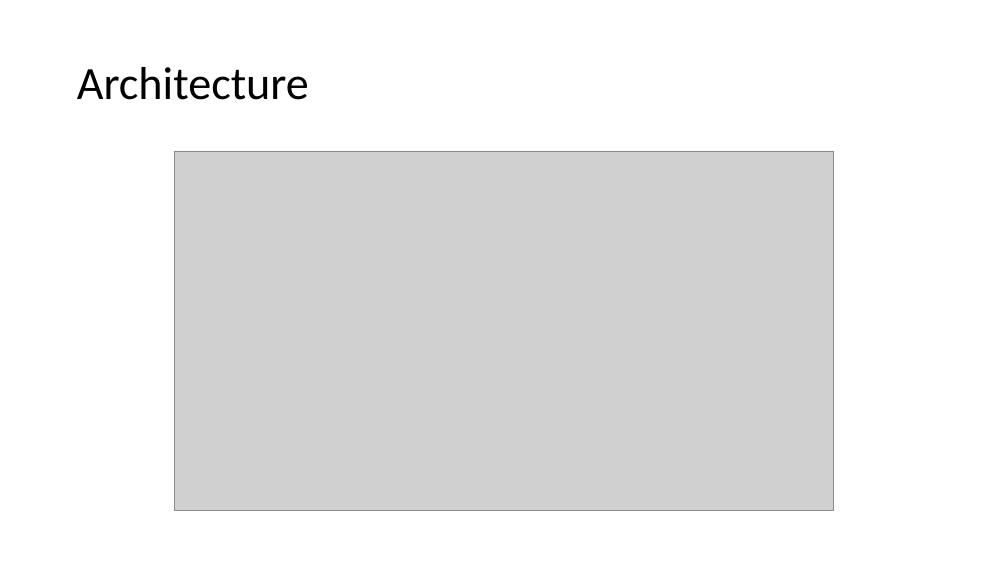
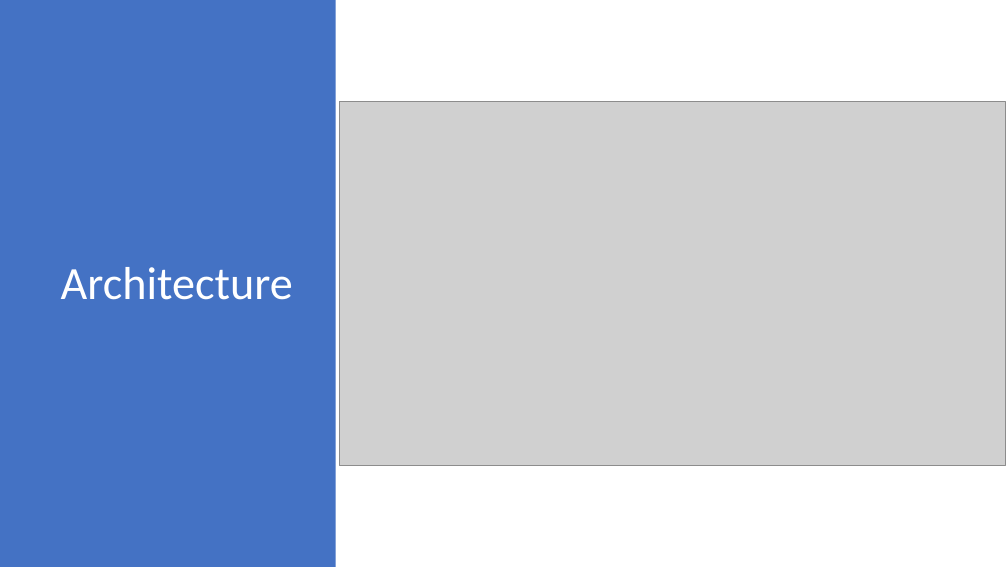
Before and after one commit to JasonHaley/GettingStartedWithAKS, a slide deck: slide 14 of presentations/Getting Started with AKS.pptx. Drawn at 1008x567 pixels with LibreOffice and Linux fonts; fonts in the diff are those of the drawing; grey boxes stand for pictures. Boxes give left, top, right and bottom in pixels: in the first picture for what was removed or moved away, otherwise in the second. Text is boxed around its words. In the diff, an @@ line names an element or a change of style, - is before the commit and + after.

```diff
--- a/presentations/Getting Started with AKS.pptx
+++ b/presentations/Getting Started with AKS.pptx
@@ rectangle added at <box>0,0,336,567</box>, fill #4472C4 @@
@@ title "Architecture": place and size @@
-title "Architecture" at <box>77,67,309,100</box>
+title "Architecture" at <box>61,267,293,300</box>
@@ title "Architecture" at <box>61,267,293,300</box>: text colour #000000 to #FFFFFF @@
@@ picture: place and size @@
-picture at <box>175,151,833,511</box>
+picture at <box>340,101,1005,466</box>
```
Also in this commit, not shown: 41 other slides changed.
